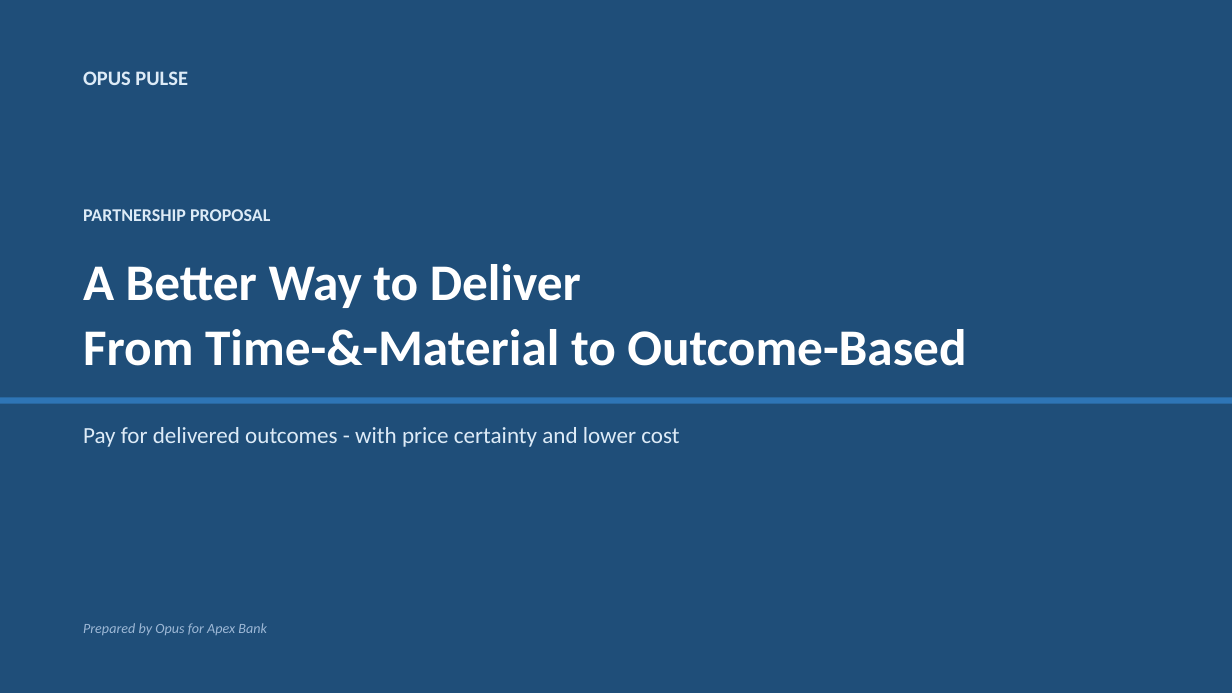
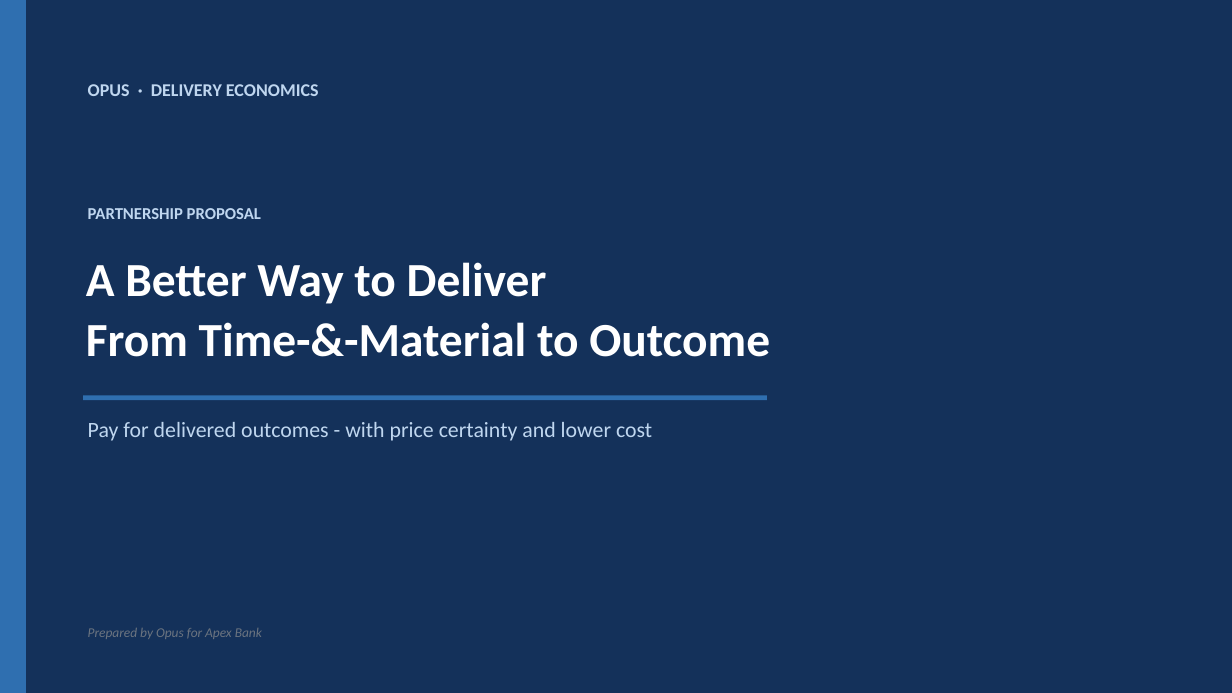
Before and after one commit to nileshpardeshi/opus-pulse, a slide deck: slide 1 of Opus_Pulse_Client_Proposal.pptx. Drawn at 1232x693 pixels with LibreOffice and Linux fonts; fonts in the diff are those of the drawing. Boxes give left, top, right and bottom in pixels: in the first picture for what was removed or moved away, otherwise in the second. Text is boxed around its words. In the diff, an @@ line names an element or a change of style, - is before the commit and + after.

```diff
--- a/Opus_Pulse_Client_Proposal.pptx
+++ b/Opus_Pulse_Client_Proposal.pptx
@@ rectangle at (0, 0, 1232, 693): fill #1F4E79 to #14315A @@
@@ rectangle added at (0, 0, 26, 693), fill #2F6FB0 @@
@@ text removed at (83, 71, 188, 85) @@
-OPUS PULSE
@@ text added at (88, 84, 319, 96), 14 pt, text #BFD6EF, bold @@
+OPUS · DELIVERY ECONOMICS
@@ text "PARTNERSHIP PROPOSAL" at (88, 208, 261, 219): size 14 to 13 pt, text colour #DDEBF7 to #BFD6EF @@
@@ text at (86, 262, 770, 357): text changed; size 40 to 37 pt @@
-A Better Way to Deliver
-From Time-&-Material to Outcome-Based
+A Better Way to Deliver
+From Time-&-Material to Outcome
@@ rectangle removed at (0, 397, 1232, 404) @@
@@ rectangle added at (83, 396, 767, 400), fill #2F6FB0 @@
@@ text "Pay for delivered outcomes - ..." at (88, 422, 652, 441): size 18 to 17 pt, text colour #DDEBF7 to #BFD6EF @@
@@ text "Prepared by Opus for Apex ..." at (88, 628, 262, 639): size 11 to 10.5 pt, text colour #9DB8D6 to #6B7480 @@
```
Also in this commit, not shown: 6 other slides changed, 2 slides added, 1 slide removed, 9 other files.
